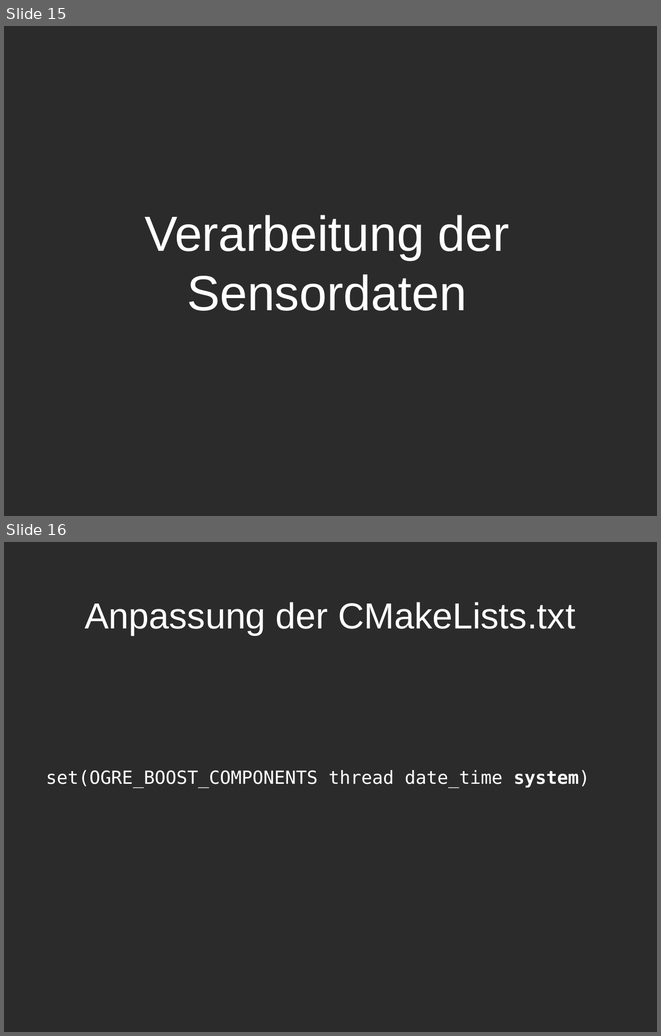
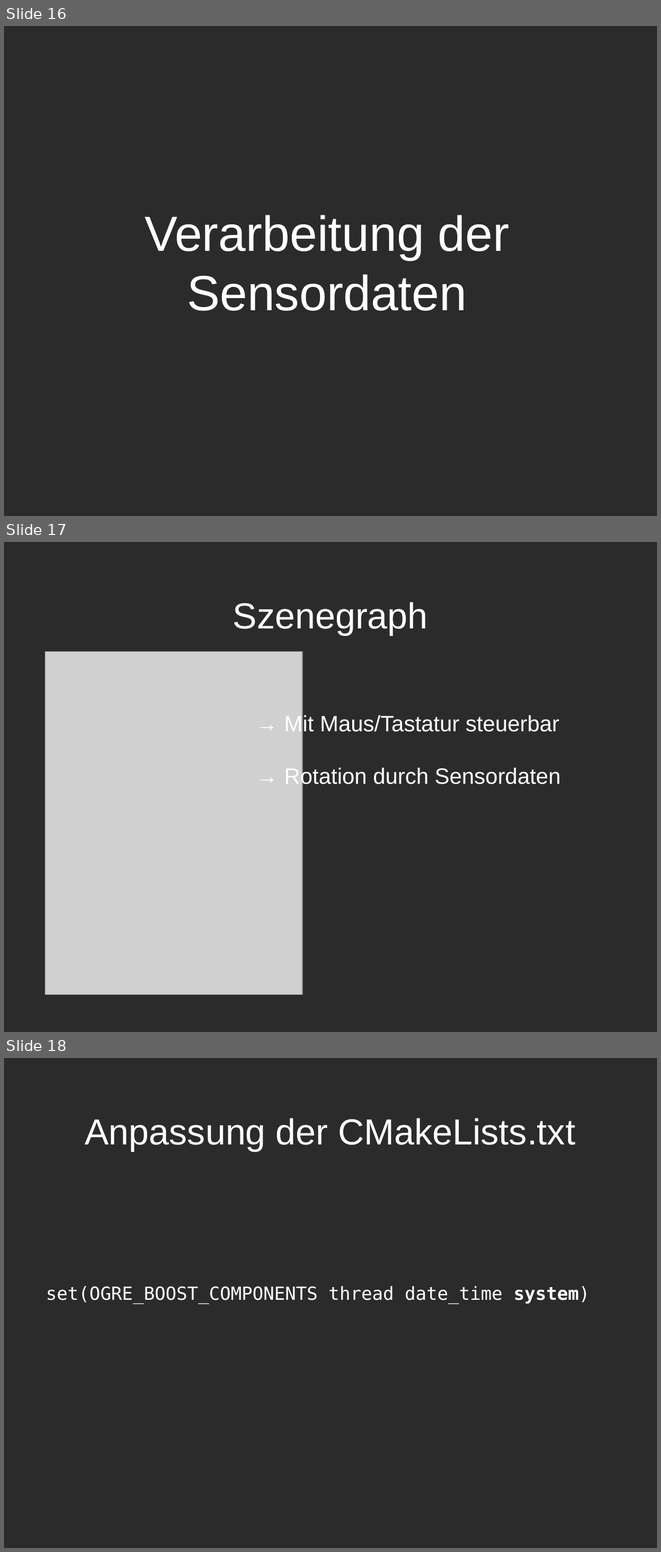
Before and after one commit to mgoltzsche/ogre3d-diy-hmd, a slide deck: doc/isy-kurzvortrag-max.odp. Shown one above the other, each under a label of ours: slides 15 and 16 before the commit, slides 16, 17 and 18 after it. The pictures are 661x1036 and 661x1552 pixels, drawn with LibreOffice and Linux fonts; fonts in the diff are those of the drawing; grey boxes stand for pictures; background and template pictures are left out; a plain dark background stands for a picture behind light text. Boxes give left, top, right and bottom in pixels: in the first picture for what was removed or moved away, otherwise in the second. Text is boxed around its words. In the diff, an @@ line names an element or a change of style, - is before the commit and + after.

```diff
--- a/doc/isy-kurzvortrag-max.odp
+++ b/doc/isy-kurzvortrag-max.odp
@@ slide 17 added at bbox=[4, 542, 657, 1032], background picture (left out) @@
@@ title added at bbox=[233, 602, 428, 635], 44 pt, text #FFFFFF @@
+Szenegraph
@@ picture added at bbox=[45, 652, 302, 995] @@
@@ text added at bbox=[284, 713, 561, 788], 27 pt, text #FFFFFF @@
+→ Mit Maus/Tastatur steuerbar
+→ Rotation durch Sensordaten
@@ what was slide 15 is now slide 16 @@
@@ what was slide 16 is now slide 18 @@
```
Also in this commit, not shown: 4 slides changed, 3 other slides added, 2 slides removed, 4 other files.
